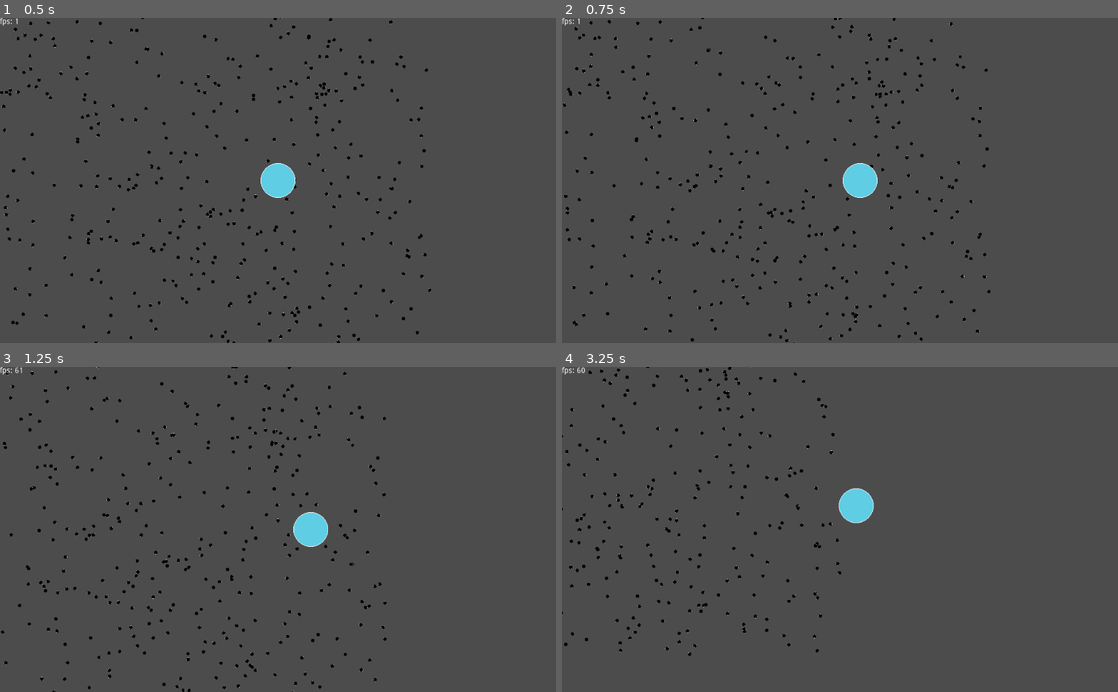
Above: before the commit, frames 1-4 (two rows, left to right).
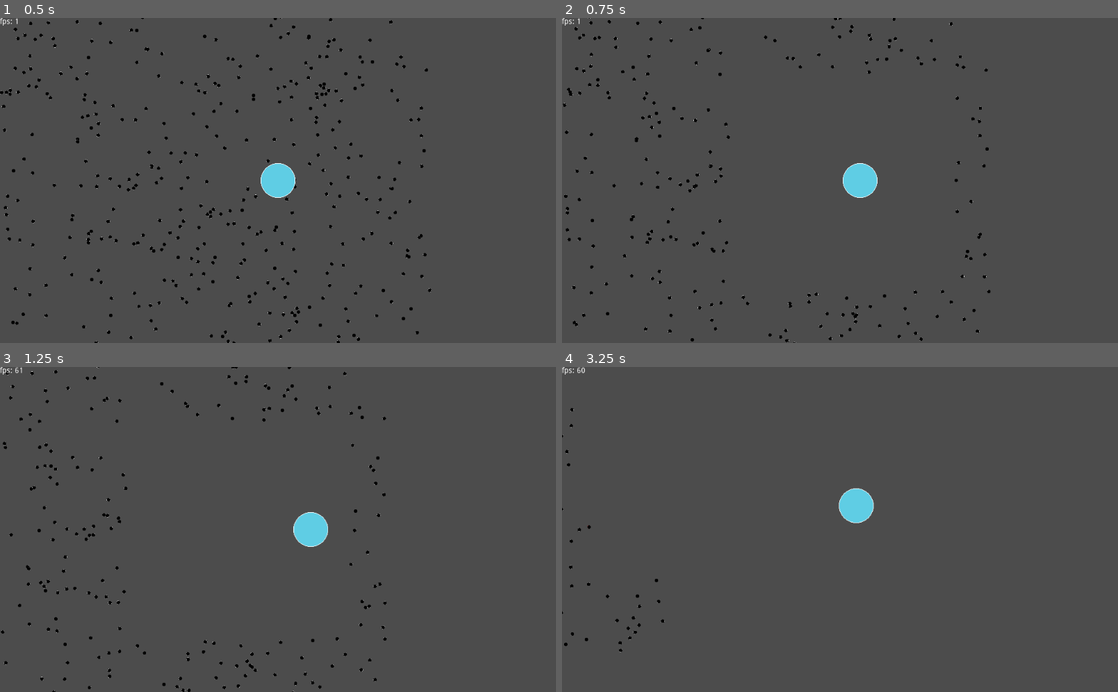
Above: after the commit, the same moments.

Repository: EliasVincent/perestroika
Game: Godot game, scene res://scenes/tests/Main.tscn
Same seed, same stepped clock (60 frames per second), same inputs: the game is played once before the commit and once after it.
Inputs:
- Up to frame 1 (0.5 s): no input
- Up to frame 2 (0.75 s): tap Enter (action, bound only after the commit) at 0.5, 0.6 s; hold D (right) from 0.53 s (still down)
- Up to frame 3 (1.25 s): keep holding D (right)
- Up to frame 4 (3.25 s): release D (right) at 1.28 s; hold S (down) 1.28-2.03 s; tap Enter (action, bound only after the commit) at 1.35, 2.1, 2.85 s; hold D (right) 2.03-2.78 s; hold W (up) from 2.78 s (still down)

Frame 1 is identical in both runs. In frame 2, 0.8% of the frame differs, in the area x 30-71%, y 16-84%; in frame 3, 0.8%; in frame 4, 1.1%, in the area x 2-51%, y 0-89%.

Commit message:
Added function to get all instances in an area

Diff:
--- a/project.godot
+++ b/project.godot
@@ -59,6 +59,11 @@
 "events": [ Object(InputEventKey,"resource_local_to_scene":false,"resource_name":"","device":0,"alt":false,"shift":false,"control":false,"meta":false,"command":false,"pressed":false,"scancode":16777245,"unicode":0,"echo":false,"script":null)
  ]
 }
+action={
+"deadzone": 0.5,
+"events": [ Object(InputEventKey,"resource_local_to_scene":false,"resource_name":"","device":0,"alt":false,"shift":false,"control":false,"meta":false,"command":false,"pressed":false,"scancode":16777221,"unicode":0,"echo":false,"script":null)
+ ]
+}
 
 [rendering]
 
--- a/scenes/tests/PlayerBehaviour.gd
+++ b/scenes/tests/PlayerBehaviour.gd
@@ -1,17 +1,30 @@
 extends KinematicBody2D
 
+onready var enemiesFolder = get_node("/root/Main/Enemies")
+
 var velocity = Vector2(0,0)
-
 const SPEED = 200
-
 signal playerPosition
-
 var numberOfEnters = 0
 
-func getAllEnemies():
-	numberOfEnters += 1
-	print(numberOfEnters)
+func getAllEnemiesInRadius(distance):
+	#Get all child enemies
+	var allEnemies = enemiesFolder.get_children()
+	var selectedEnemies = []
+	#Iterate through all enemies
+	for i in allEnemies:
+		#If true add to list of selected enemies
+		if instanceInRange(i, distance):
+			var enemy = [i]
+			selectedEnemies += enemy
+	return selectedEnemies
 
+func instanceInRange(instance, distance):
+	#Check if instance is in range of given distance to player
+	if instance.position.x > position.x - distance and instance.position.x < position.x + distance:
+		if instance.position.y > position.y - distance and instance.position.y < position.y + distance:
+			return true
+	return false
 
 # everything physics and controls should happen in _physics_process
 func _physics_process(delta):
@@ -25,6 +38,11 @@
 	if Input.is_action_pressed("right"):
 		velocity.x = SPEED
 
+	if Input.is_action_just_pressed("action"):
+		var enemyList = getAllEnemiesInRadius(200)
+		for i in enemyList:
+			i.queue_free()
+
 	# moves the body, with the velocity as parameter
 	velocity = move_and_slide(velocity)
 
